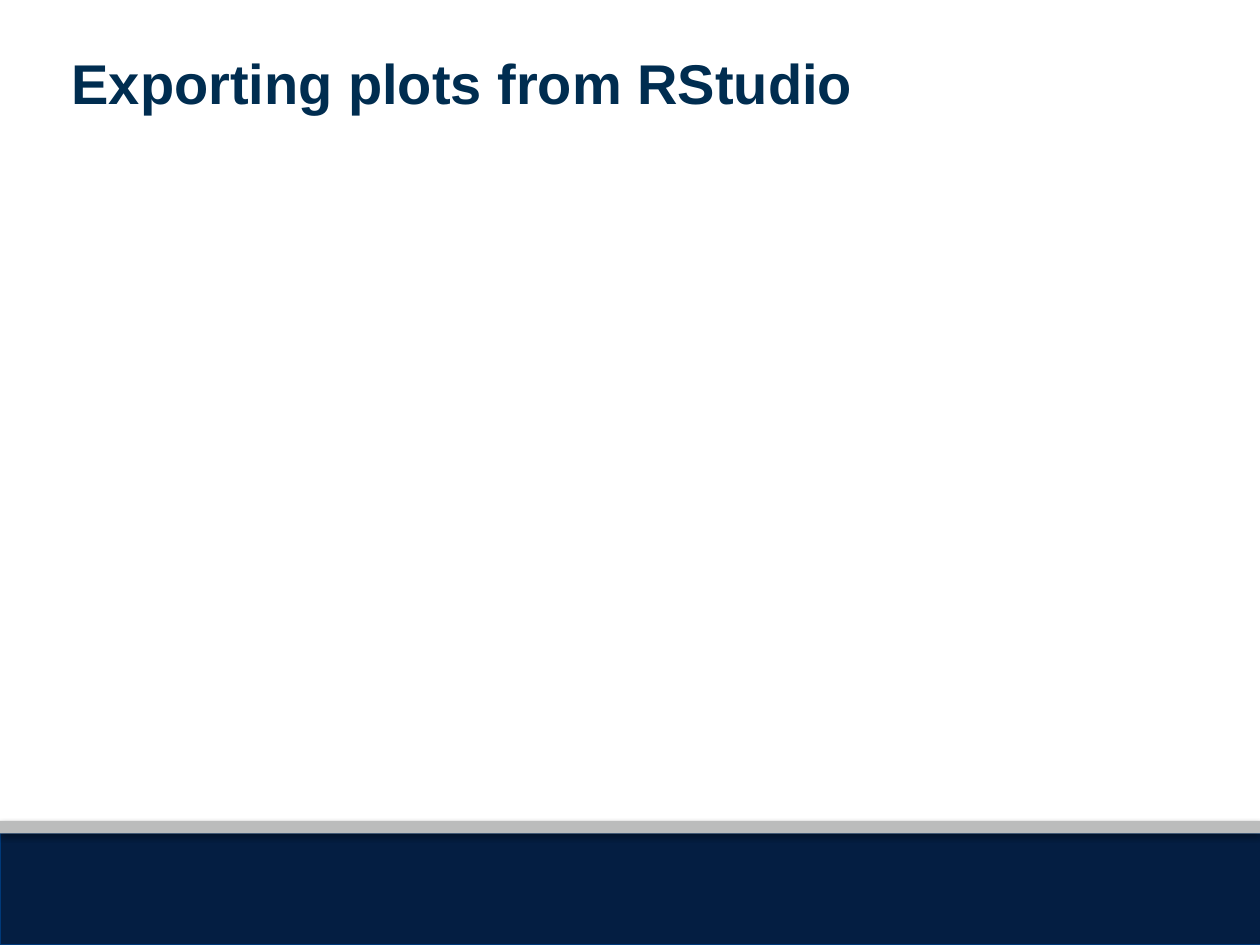
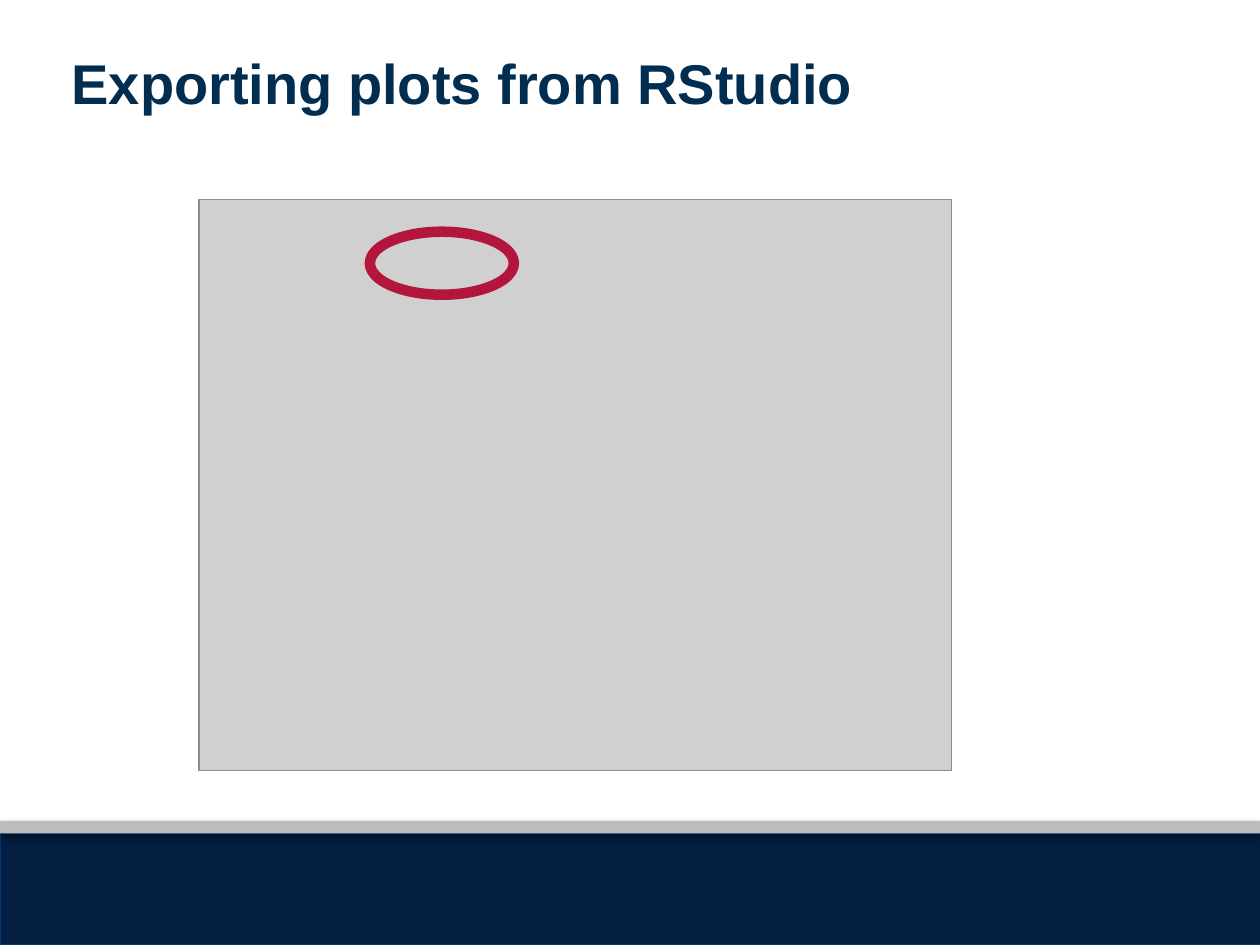
Before and after one commit to seaneff/data-science-basics-2023, a slide deck: slide 16 of day3/R Workshop Day 3 Slides.pptx (slide 9 before the commit). Drawn at 1260x945 pixels with LibreOffice and Linux fonts; fonts in the diff are those of the drawing; grey boxes stand for pictures; background and template pictures are left out. Boxes give left, top, right and bottom in pixels: in the first picture for what was removed or moved away, otherwise in the second. Text is boxed around its words. In the diff, an @@ line names an element or a change of style, - is before the commit and + after.

```diff
--- a/day3/R Workshop Day 3 Slides.pptx
+++ b/day3/R Workshop Day 3 Slides.pptx
@@ picture added at [199, 200, 951, 771] @@
@@ ellipse added at [370, 232, 514, 295], outline #B4153B 6 pt @@
```
Also in this commit, not shown: 4 other slides changed, 23 slides added, 6 slides removed, 20 other files.
